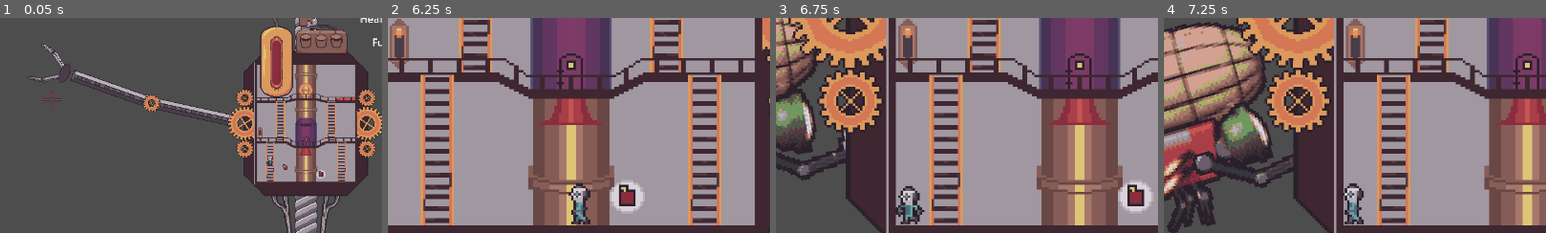
Above: before the commit, frames 1-4 (left to right).
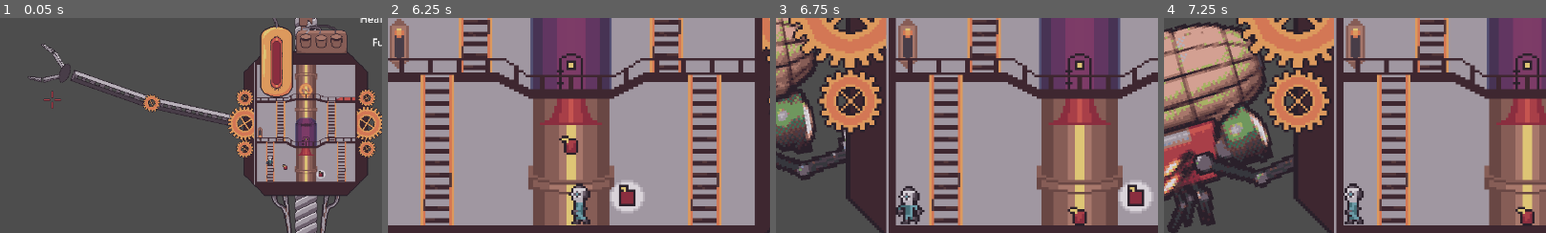
Above: after the commit, the same moments.

Repository: Popcornmotte/elevatorpitch
Game: Godot game, scene res://Scenes/World/test_scenes.tscn
Two runs of this game, one before a commit and one after it. Both use one fixed random seed, a clock stepped at 60 frames per second and the inputs below. This scene is started directly instead of the project's main scene. Sound files missing from this copy of the repository are replaced by a short silence.
Inputs (mouse positions are % of the whole screen's width and height, from its top left):
- Up to frame 1 (0.05 s): no input
- Up to frame 2 (6.25 s): move the mouse to (72, 45) at 0.52 s; hold W (up) 0.53-1.28 s; hold D (right) 0.53-2.03 s; tap E (interact) at 0.6, 1.55, 3.05, 3.6, 4.35, 6.05 s; move the mouse to (30, 55) at 1.27 s; tap W (up) at 1.35, 1.52, 1.82, 2.3, 3.02, 3.32, 4.52, 4.82, 6.02 s; move the mouse to (60, 28) at 2.02 s; hold A (left) 2.03-2.78 s; hold Space (Fling) 2.03-2.78 s; move the mouse to (45, 70) at 2.77 s; hold D (right) 2.78-4.28 s; click (45, 70) at 2.85 s; move the mouse to (80, 65) at 3.52 s; hold W (up) 3.53-4.28 s; move the mouse to (20, 35) at 4.27 s; hold A (left) 4.28-5.03 s; move the mouse to (55, 50) at 5.02 s; hold D (right) 5.03-5.78 s; hold W (up) 5.03-5.78 s; move the mouse to (35, 25) at 5.77 s; hold A (left) from 5.78 s (still down); tap Space (Fling) at 5.85 s
- Up to frame 3 (6.75 s): keep holding A (left); tap W (up) at 6.32 s; move the mouse to (72, 45) at 6.52 s; press the mouse at (72, 45) at 6.53 s
- Up to frame 4 (7.25 s): keep holding A (left); tap W (up) at 6.77, 6.8, 7.07 s
The pictures show only the part of the screen within x 15-65%, y 17-67%; the shares and areas given below are measured in that part.

Frame 1 is identical in both runs. In frame 2, 0.3% of the frame differs, in the area x 44-50%, y 54-64%; in frame 3, 0.3%, in the area x 76-82%, y 87-97%; in frame 4, 0.3%.

Commit message:
fix fuel more but still only in interior scene

Diff:
--- a/Scenes/Objects/elevator.tscn
+++ b/Scenes/Objects/elevator.tscn
@@ -385,7 +385,6 @@
 position = Vector2(97, 0)
 rotation = 0.387332
 rest = Transform2D(0.92592, 0.377719, -0.377719, 0.92592, 97, 0)
-metadata/_local_pose_override_enabled_ = true
 
 [node name="GearSprite" type="Sprite2D" parent="Arms/SkeletonIK_Right/GearBone"]
 visible = false
@@ -395,7 +394,6 @@
 [node name="UpperArmBone" type="Bone2D" parent="Arms/SkeletonIK_Right/GearBone"]
 position = Vector2(7.00004, -1.14441e-05)
 rest = Transform2D(1, 0, 0, 1, 7, 0)
-metadata/_local_pose_override_enabled_ = true
 
 [node name="UpperArmSprite" type="Sprite2D" parent="Arms/SkeletonIK_Right/GearBone/UpperArmBone"]
 z_index = -2
@@ -407,7 +405,6 @@
 rotation = -0.174533
 scale = Vector2(1, 1)
 rest = Transform2D(0.737913, -0.674895, 0.674895, 0.737913, 128, 0)
-metadata/_local_pose_override_enabled_ = true
 
 [node name="LowerArmSprite" type="Sprite2D" parent="Arms/SkeletonIK_Right/GearBone/UpperArmBone/LowerArmBone"]
 z_index = -2
@@ -430,7 +427,6 @@
 position = Vector2(128, 0)
 rotation = 0.289078
 rest = Transform2D(0.930478, 0.366254, -0.366254, 0.930478, 128.007, 0.000183105)
-metadata/_local_pose_override_enabled_ = true
 
 [node name="Claw" type="AnimatableBody2D" parent="Arms/SkeletonIK_Right/GearBone/UpperArmBone/LowerArmBone/ClawBone"]
 collision_layer = 0
@@ -453,7 +449,6 @@
 rotation = -3.14159
 scale = Vector2(0.999891, 0.999891)
 rest = Transform2D(-0.642719, 0.76596, -0.76596, -0.642719, -96, 0)
-metadata/_local_pose_override_enabled_ = true
 
 [node name="GearSprite" type="Sprite2D" parent="Arms/SkeletonIK_Left/GearBone"]
 visible = false
@@ -463,7 +458,6 @@
 [node name="UpperArmBone" type="Bone2D" parent="Arms/SkeletonIK_Left/GearBone"]
 position = Vector2(7.00006, -1.52588e-05)
 rest = Transform2D(1, 0, 0, 1, 7.00006, -1.52588e-05)
-metadata/_local_pose_override_enabled_ = true
 
 [node name="UpperArmSprite" type="Sprite2D" parent="Arms/SkeletonIK_Left/GearBone/UpperArmBone"]
 z_index = -2
@@ -474,7 +468,6 @@
 position = Vector2(128.002, 6.10352e-05)
 rotation = 0.616101
 rest = Transform2D(0.984808, -0.173648, 0.173648, 0.984808, 128.002, 6.10352e-05)
-metadata/_local_pose_override_enabled_ = true
 
 [node name="LowerArmSprite" type="Sprite2D" parent="Arms/SkeletonIK_Left/GearBone/UpperArmBone/LowerArmBone"]
 z_index = -2
@@ -497,7 +490,6 @@
 position = Vector2(128, -1.52588e-05)
 rotation = -0.199482
 rest = Transform2D(0.980169, -0.198162, 0.198162, 0.980169, 128, -1.52588e-05)
-metadata/_local_pose_override_enabled_ = true
 
 [node name="Claw" type="AnimatableBody2D" parent="Arms/SkeletonIK_Left/GearBone/UpperArmBone/LowerArmBone/ClawBone"]
 collision_layer = 0
--- a/Scenes/Objects/fuel.tscn
+++ b/Scenes/Objects/fuel.tscn
@@ -10,6 +10,7 @@
 radius = 16.4924
 
 [node name="Fuel" type="RigidBody2D" groups=["fuel"]]
+z_index = 5
 collision_layer = 128
 collision_mask = 128
 script = ExtResource("1_ueekk")
--- a/Scenes/Objects/player.tscn
+++ b/Scenes/Objects/player.tscn
@@ -214,6 +214,9 @@
 
 [node name="FuelSprite" type="Sprite2D" parent="."]
 visible = false
-z_index = 1
+z_index = 4
 position = Vector2(8, 0)
 texture = ExtResource("7_l87e4")
+
+[node name="ScrapSprite" type="Sprite2D" parent="."]
+visible = false
--- a/Scripts/fuel_button.gd
+++ b/Scripts/fuel_button.gd
@@ -8,7 +8,5 @@
 func interact():
 	var loadedFuel=FUEL.instantiate()
 	loadedFuel.position=dropPosition
-	if Global.elevator:#make sure that elevator exists, so that the interior scene can still be used for debugging
-		Global.elevator.add_child(loadedFuel)
-	else:
-		add_child(loadedFuel)
+	print("drop")
+	add_child(loadedFuel)
--- a/Scripts/generic_interactable.gd
+++ b/Scripts/generic_interactable.gd
@@ -11,6 +11,8 @@
 
 # Called every frame. 'delta' is the elapsed time since the previous frame.
 func _process(delta):
+	if not player:# ugly fix for instantiated objects that dont show up otherwise:/
+		player=get_node("../../player")
 	if collided and Input.is_action_just_pressed("interact") and not player.carrying:
 		print("interact: ",player.carrying)# here the .use function of the corresponding object should be called
 		interact()
